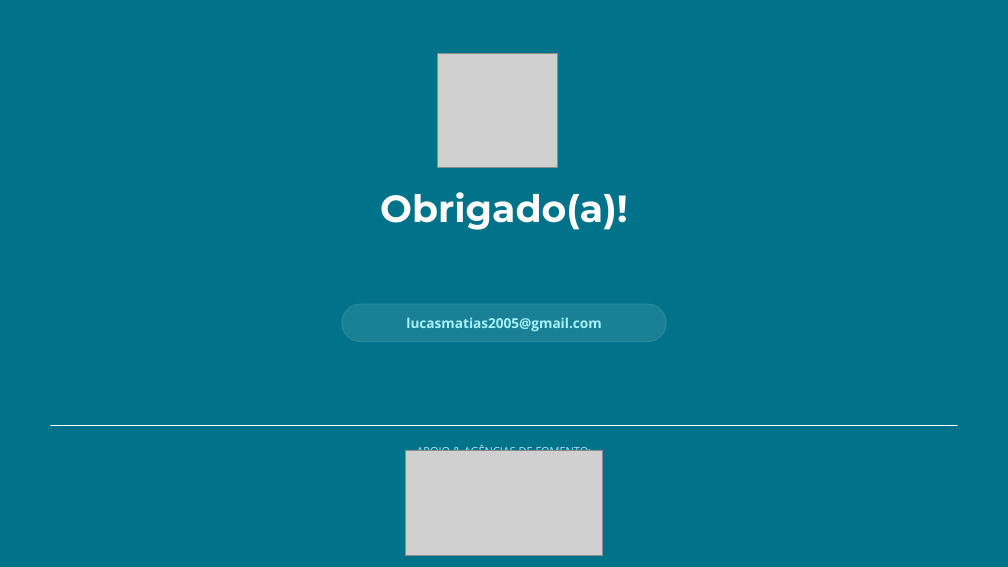
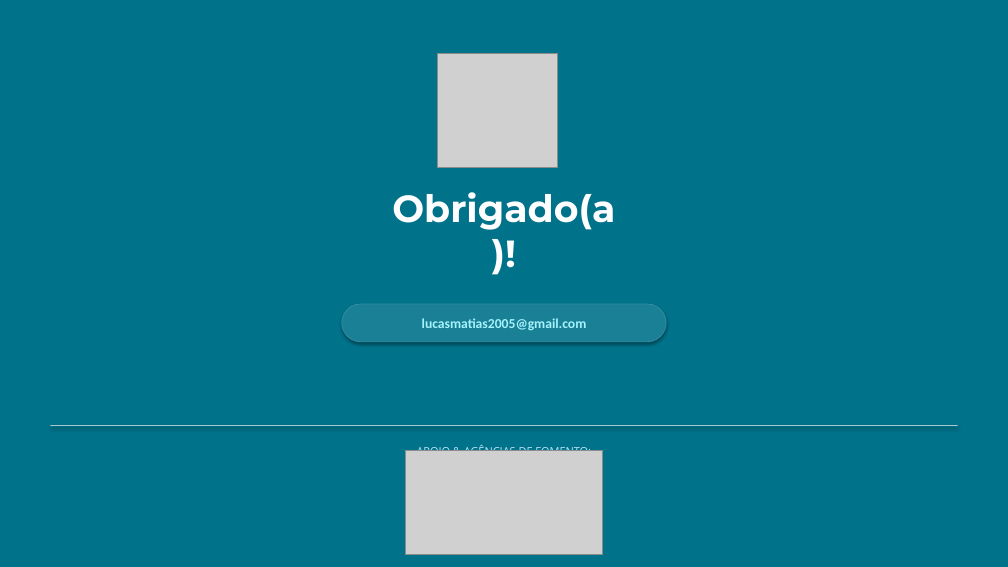
Before and after one commit to matiasmov/matiasmov, a slide deck: slide 10 of apresentacao/JIC_2026_Lucas_Matias_Deepfake.pptx. Drawn at 1008x567 pixels with LibreOffice and Linux fonts; fonts in the diff are those of the drawing; grey boxes stand for pictures; background and template pictures are left out. Boxes give left, top, right and bottom in pixels: in the first picture for what was removed or moved away, otherwise in the second. Text is boxed around its words. In the diff, an @@ line names an element or a change of style, - is before the commit and + after.

```diff
--- a/apresentacao/JIC_2026_Lucas_Matias_Deepfake.pptx
+++ b/apresentacao/JIC_2026_Lucas_Matias_Deepfake.pptx
@@ text "Obrigado(a)!" rewrapped from bbox=[380, 192, 628, 230] to bbox=[392, 192, 615, 230] @@
@@ text "lucasmatias2005@gmail.com" at bbox=[422, 318, 587, 330]: font Open Sans to Calibri @@
@@ rounded rectangle at bbox=[342, 304, 666, 342]: shadow on @@
@@ rectangle at bbox=[51, 426, 958, 426]: shadow on @@
```
Also in this commit, not shown: 9 other slides changed, 1 other file.
